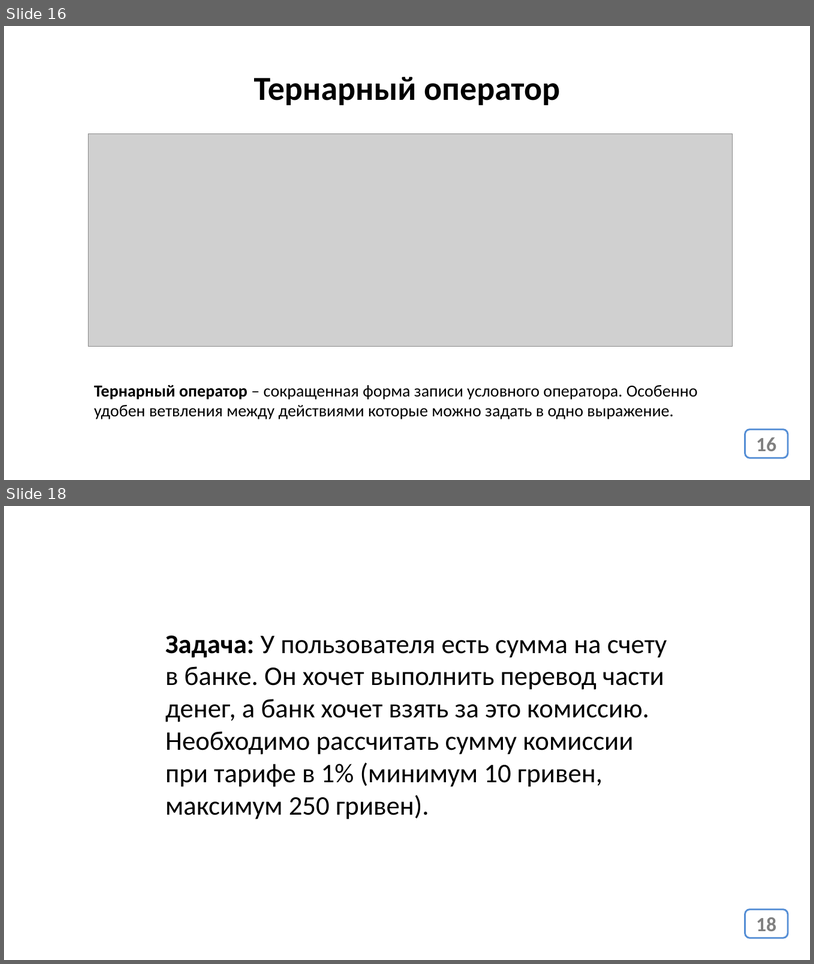
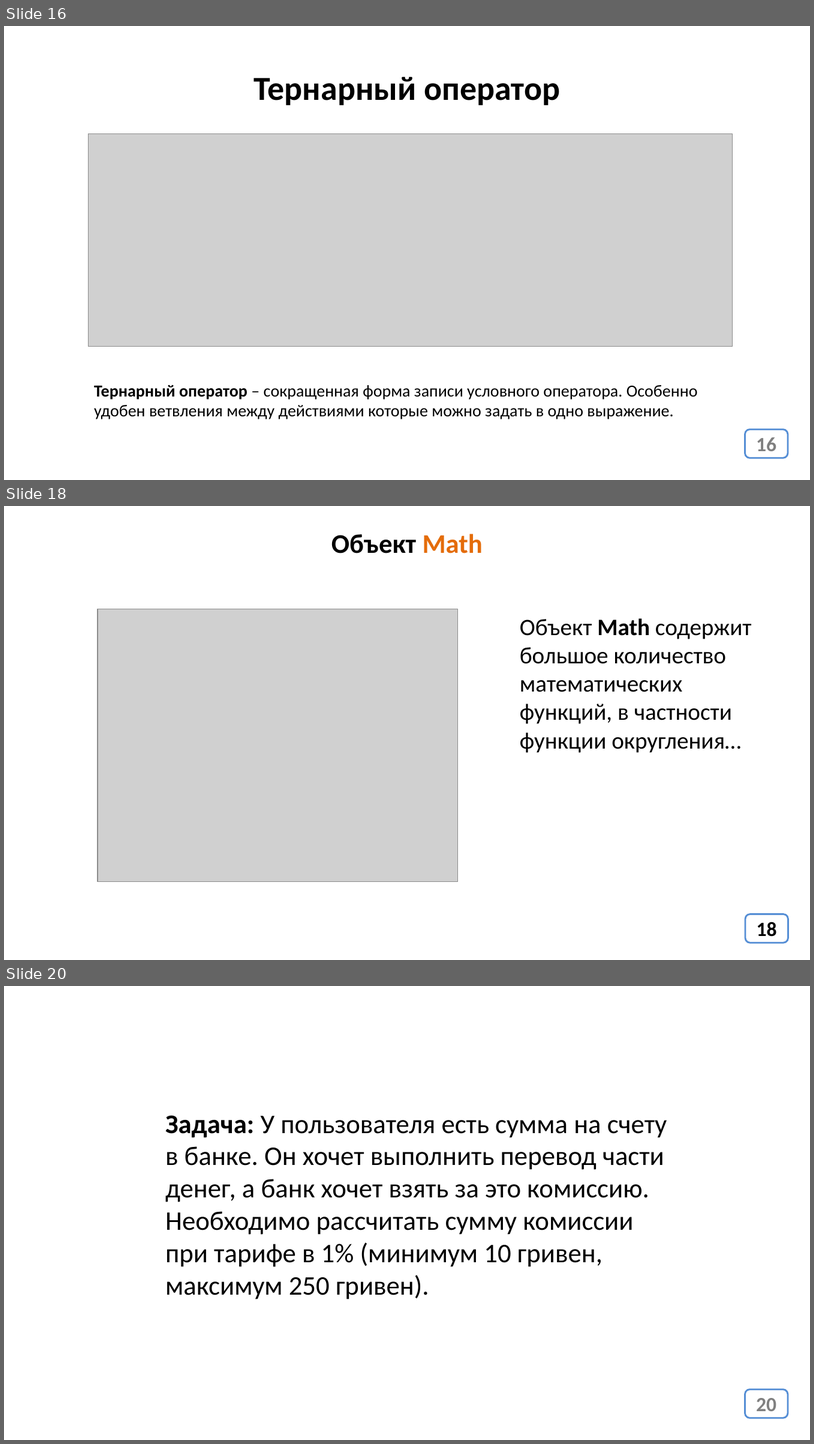
Before and after one commit to web51-ortdnipro/lesson19, a slide deck: lesson19.pptx. Shown one above the other, each under a label of ours: slides 16 and 18 before the commit, slides 16, 18 and 20 after it; the slides between them are not shown. The pictures are 814x964 and 814x1444 pixels, drawn with LibreOffice and Linux fonts; fonts in the diff are those of the drawing; grey boxes stand for pictures. Boxes give left, top, right and bottom in pixels: in the first picture for what was removed or moved away, otherwise in the second. Text is boxed around its words. In the diff, an @@ line names an element or a change of style, - is before the commit and + after.

```diff
--- a/lesson19.pptx
+++ b/lesson19.pptx
@@ slide 18 added at bbox=[4, 506, 810, 960], background #FFFFFF @@
@@ text added at bbox=[332, 534, 483, 553], 32 pt, text #000000, bold @@
+Объект Math
@@ picture added at bbox=[98, 609, 458, 881] @@
@@ text added at bbox=[520, 618, 752, 753], 28 pt, text #000000 @@
+Объект Math содержит большое количество математических функций, в частности функции округления…
@@ page number added at bbox=[746, 914, 789, 942], fill #FFFFFF, outline #558ED5 2 pt, 24 pt, text #000000, bold @@
+18
@@ what was slide 18 is now slide 20 @@
@@ page number at bbox=[756, 1398, 777, 1411]: text changed @@
-18
+20
```
Also in this commit, not shown: 2 slides changed, 1 other slide added, 1 other file.
